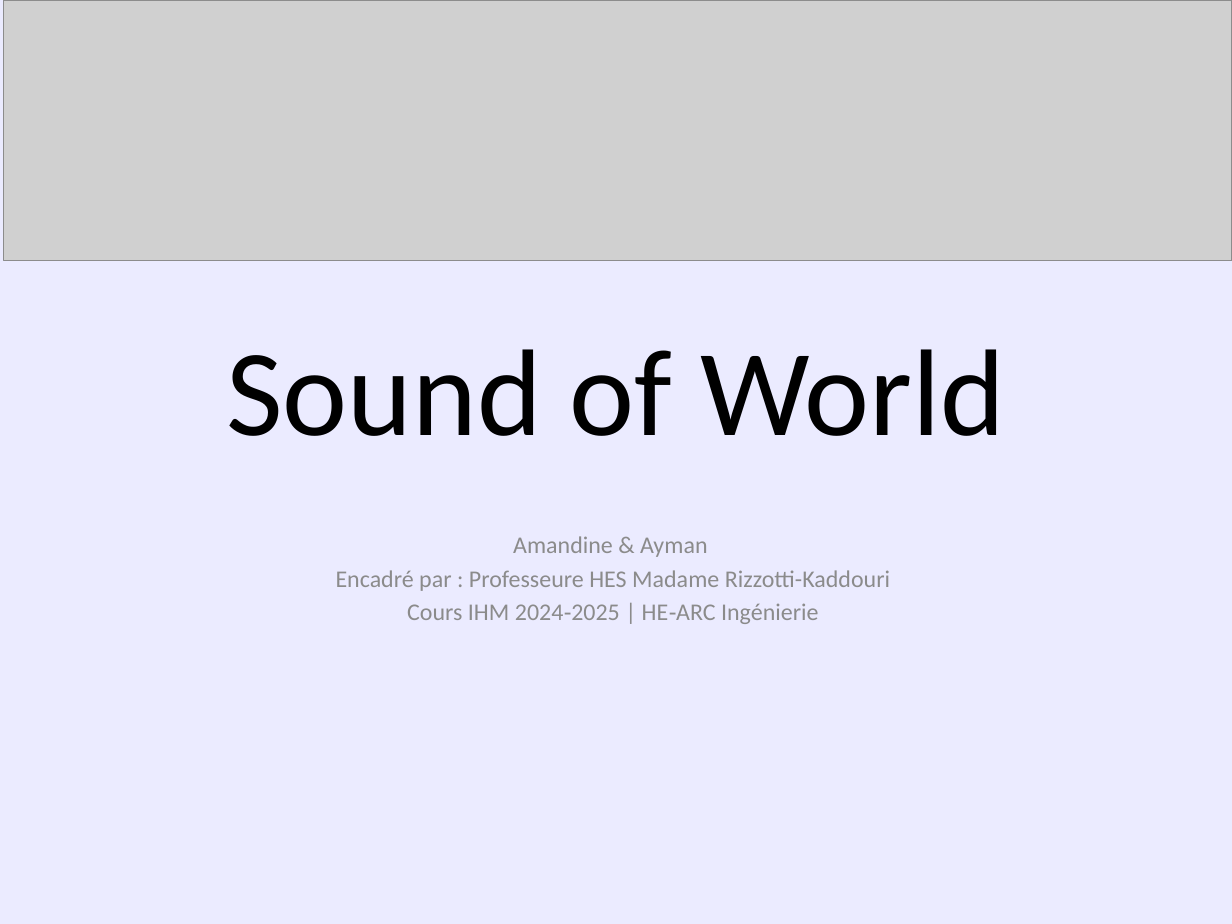
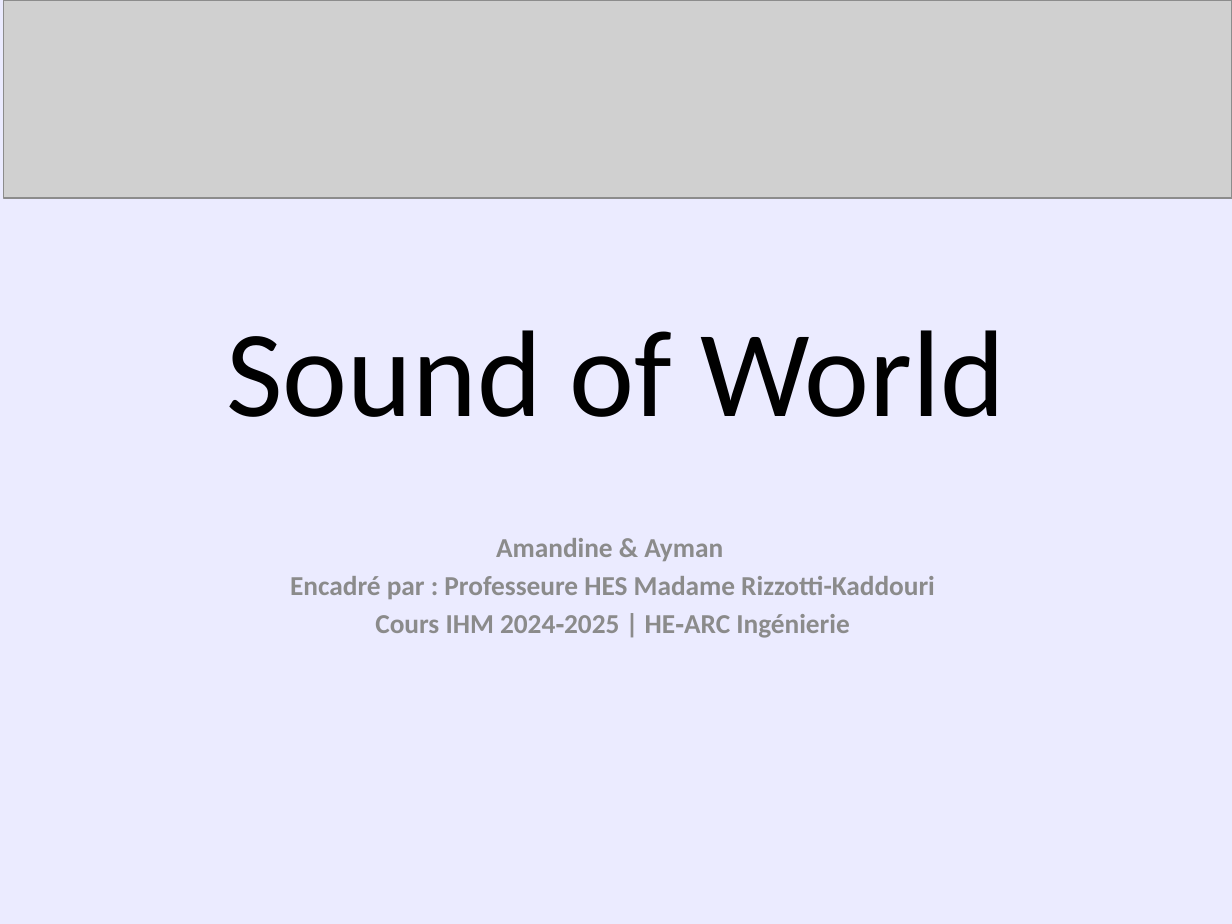
Before and after one commit to Bobyte5923/SoundOfWorld, a slide deck: slide 1 of SoundOfWorld.pptx. Drawn at 1232x924 pixels with LibreOffice and Linux fonts; fonts in the diff are those of the drawing; grey boxes stand for pictures. Boxes give left, top, right and bottom in pixels: in the first picture for what was removed or moved away, otherwise in the second. Text is boxed around its words. In the diff, an @@ line names an element or a change of style, - is before the commit and + after.

```diff
--- a/SoundOfWorld.pptx
+++ b/SoundOfWorld.pptx
@@ picture: place and size @@
-picture at (4,0,1232,261)
+picture at (4,0,1232,198)
@@ title "Sound of World": place and size @@
-title "Sound of World" at (226,349,1005,436)
+title "Sound of World" at (226,330,1005,417)
@@ subtitle "Amandine & Ayman" at (290,538,935,638): size 14 to 16 pt, bold on @@
```
Also in this commit, not shown: 11 other slides changed, 3 slides added, 5 slides removed, 1 other file.
